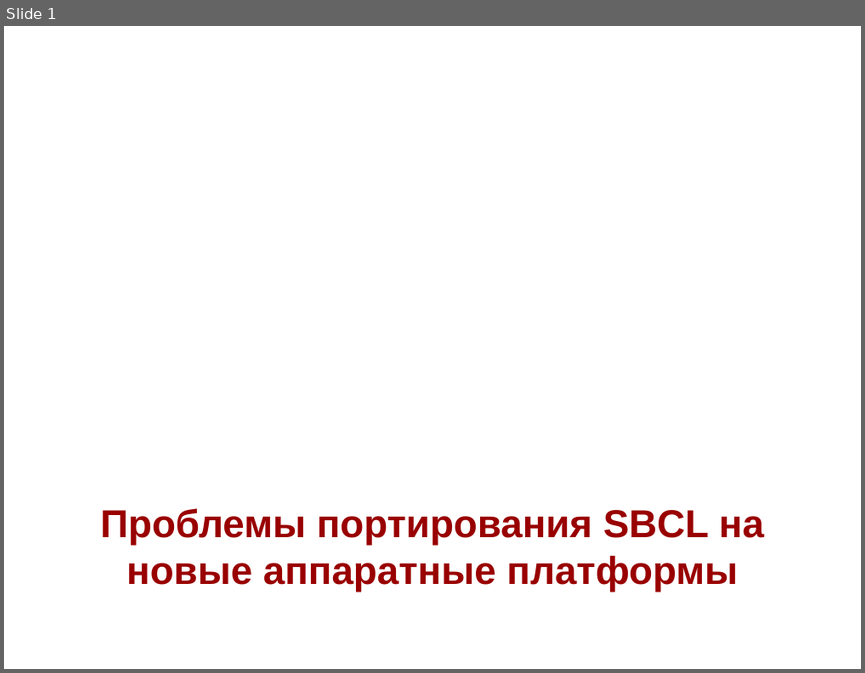
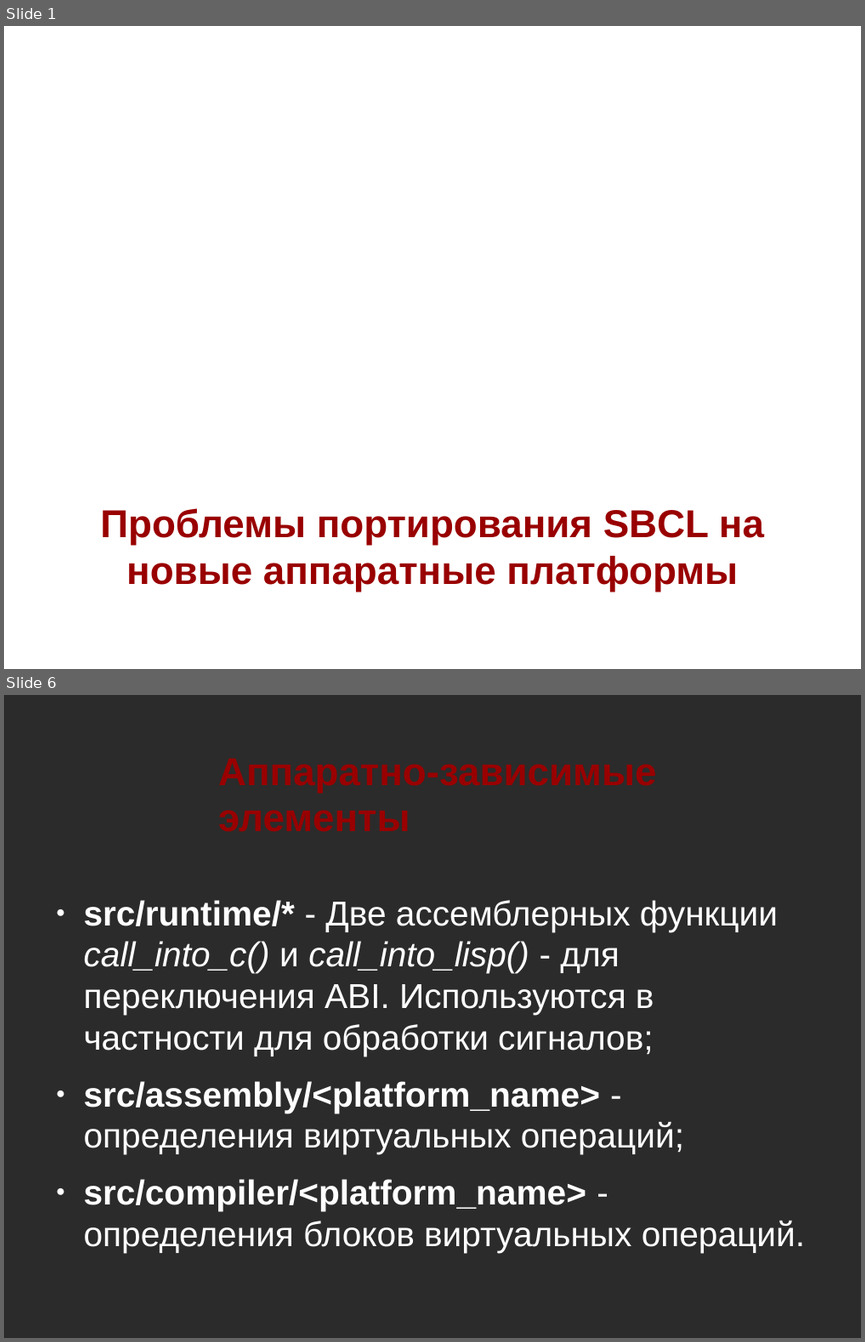
Before and after one commit to NIR-Ginko/presentations, a slide deck: SBCL porting.odp. Shown one above the other, each under a label of ours: slide 1 before the commit, slides 1 and 6 after it; the slides between them are not shown. The pictures are 865x673 and 865x1342 pixels, drawn with LibreOffice and Linux fonts; fonts in the diff are those of the drawing; background and template pictures are left out; a plain dark background stands for a picture behind light text. Boxes give left, top, right and bottom in pixels: in the first picture for what was removed or moved away, otherwise in the second. Text is boxed around its words. In the diff, an @@ line names an element or a change of style, - is before the commit and + after.

```diff
--- a/SBCL porting.odp
+++ b/SBCL porting.odp
@@ slide 6 added at [4,695,861,1338], background picture (left out) @@
@@ title added at [218,758,656,832], 36 pt, text #990000, bold @@
+Аппаратно-зависимые элементы
@@ text added at [84,900,805,1253], 32 pt, text #FFFFFF @@
+● src/runtime/* - Две ассемблерных функции call_into_c() и call_into_lisp() - для переключения ABI. Используются в частности для обработки сигналов;
+● src/assembly/<platform_name> - определения виртуальных операций;
+● src/compiler/<platform_name> - определения блоков виртуальных операций.
```
Also in this commit, not shown: 7 other slides added, 6 slides removed.
